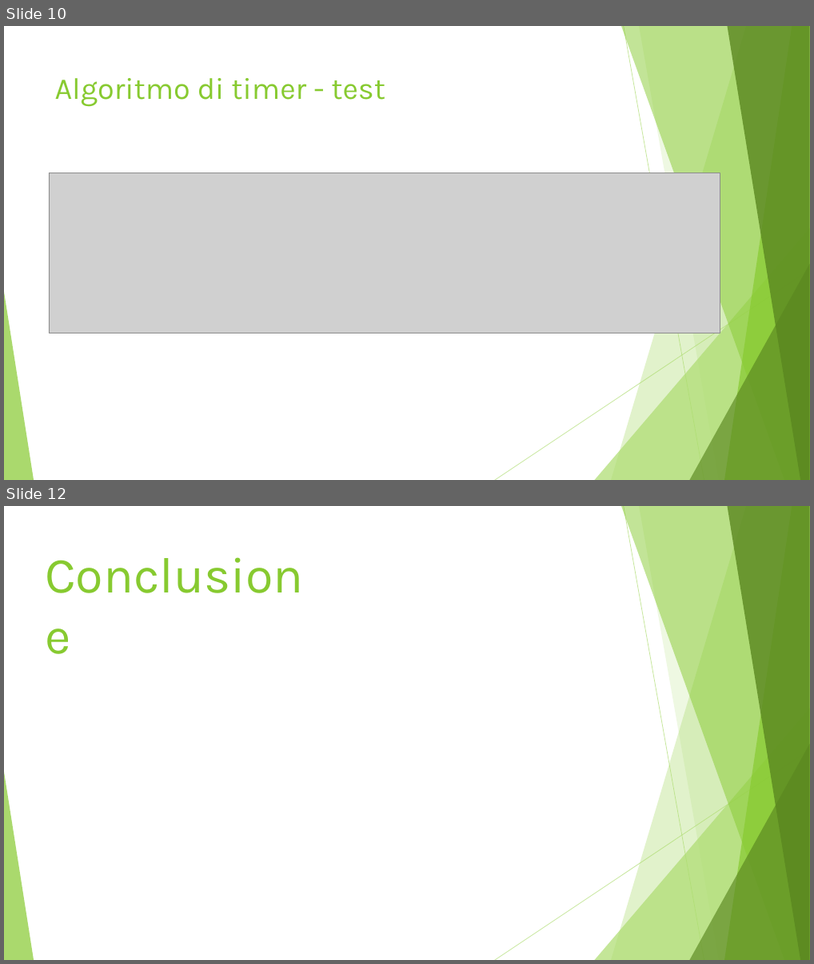
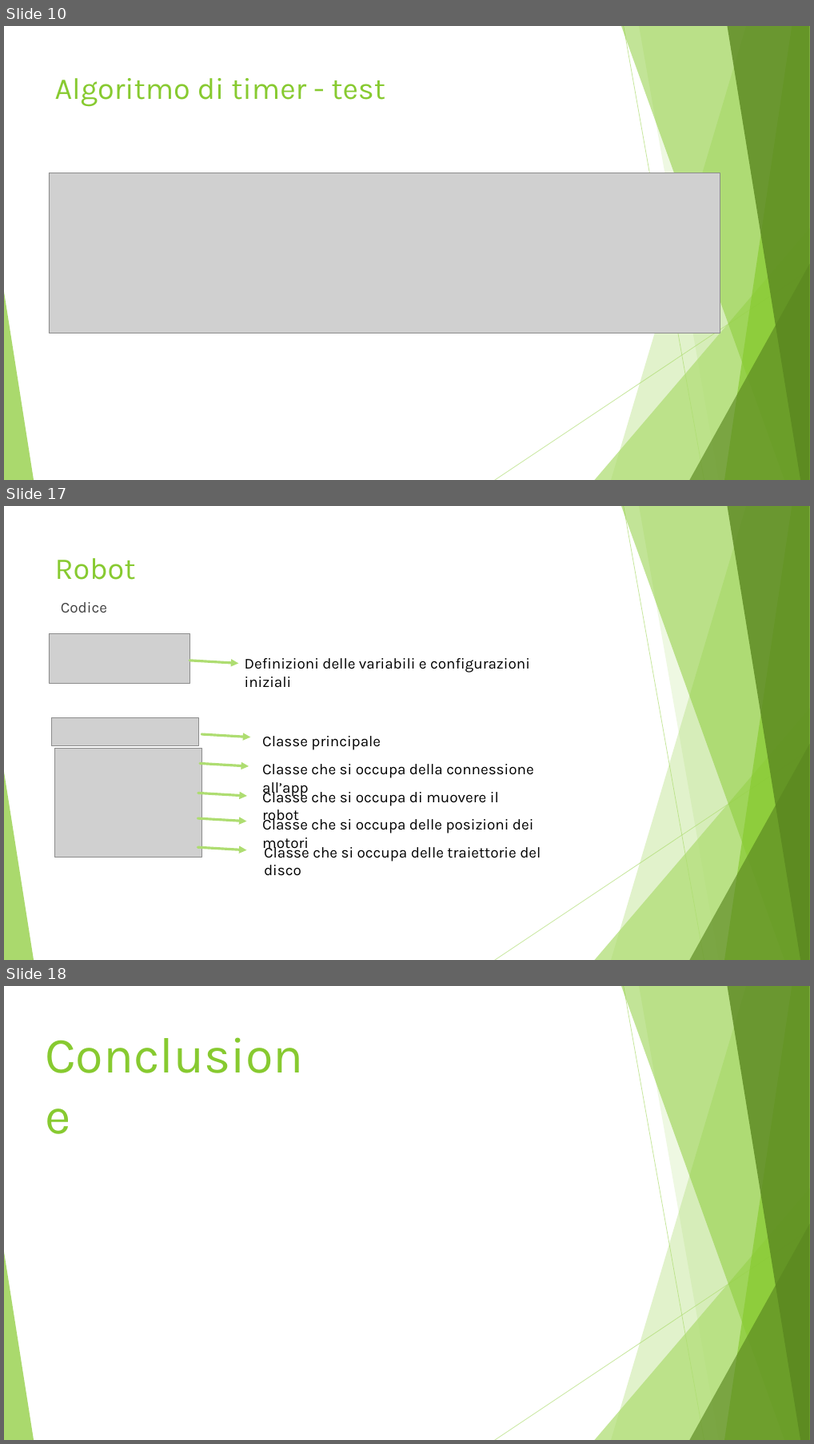
Before and after one commit to LuMug/AirIceHockey, a slide deck: Presentazione.pptx. Shown one above the other, each under a label of ours: slides 10 and 12 before the commit, slides 10, 17 and 18 after it; the slides between them are not shown. The pictures are 814x964 and 814x1444 pixels, drawn with LibreOffice and Linux fonts; fonts in the diff are those of the drawing; grey boxes stand for pictures. Boxes give left, top, right and bottom in pixels: in the first picture for what was removed or moved away, otherwise in the second. Text is boxed around its words. In the diff, an @@ line names an element or a change of style, - is before the commit and + after.

```diff
--- a/Presentazione.pptx
+++ b/Presentazione.pptx
@@ slide 17 added at bbox=[4, 506, 810, 960], background #FFFFFF; not listed: 10 template elements that a slide beside it also shows @@
@@ title added at bbox=[55, 558, 136, 580], 36 pt, text #87CA30 @@
+Robot
@@ text added at bbox=[61, 602, 107, 612], 18 pt, text #404040 @@
+Codice
@@ picture added at bbox=[49, 634, 190, 683] @@
@@ arrow added from (190, 660) to (238, 664), #AEDD71 3 pt @@
@@ text added at bbox=[245, 658, 530, 688], 18 pt, text #000000 @@
+Definizioni delle variabili e configurazioni iniziali
@@ picture added at bbox=[52, 718, 198, 746] @@
@@ arrow added from (202, 734) to (251, 737), #AEDD71 3 pt @@
@@ text added at bbox=[262, 736, 381, 750], 18 pt, text #000000 @@
+Classe principale
@@ picture added at bbox=[55, 748, 202, 856] @@
@@ arrow added from (200, 763) to (249, 766), #AEDD71 3 pt @@
@@ text added at bbox=[262, 764, 534, 797], 18 pt, text #000000 @@
+Classe che si occupa della connessione all’app
@@ arrow added from (198, 792) to (247, 796), #AEDD71 3 pt @@
@@ text added at bbox=[262, 788, 499, 824], 18 pt, text #000000 @@
+Classe che si occupa di muovere il robot
@@ text added at bbox=[262, 816, 534, 852], 18 pt, text #000000 @@
+Classe che si occupa delle posizioni dei motori
@@ arrow added from (198, 818) to (246, 821), #AEDD71 3 pt @@
@@ arrow added from (198, 847) to (246, 850), #AEDD71 3 pt @@
@@ text added at bbox=[264, 844, 541, 876], 18 pt, text #000000 @@
+Classe che si occupa delle traiettorie del disco
@@ what was slide 12 is now slide 18 @@
```
Also in this commit, not shown: 6 other slides added, 1 slide removed.
